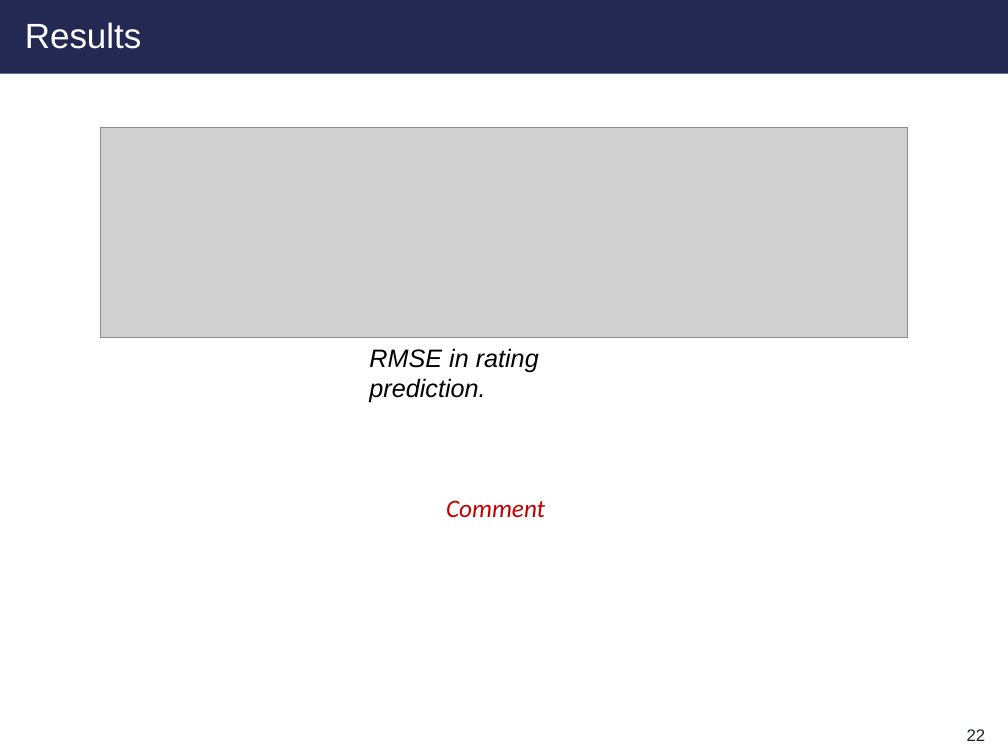
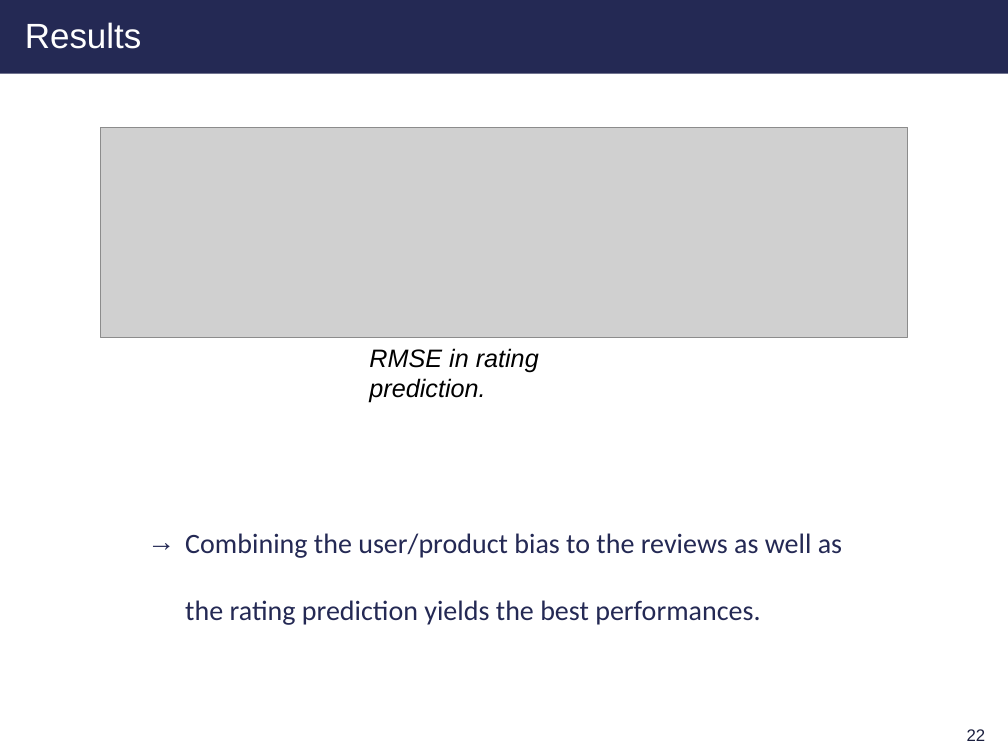
Before and after one commit to clara-gdef/defense, a slide deck: slide 23 of defense.pptx. Drawn at 1008x756 pixels with LibreOffice and Linux fonts; fonts in the diff are those of the drawing; grey boxes stand for pictures; background and template pictures are left out. Boxes give left, top, right and bottom in pixels: in the first picture for what was removed or moved away, otherwise in the second. Text is boxed around its words. In the diff, an @@ line names an element or a change of style, - is before the commit and + after.

```diff
--- a/defense.pptx
+++ b/defense.pptx
@@ text removed at <box>446,500,545,517</box> @@
-Comment
@@ text added at <box>185,533,842,625</box>, 20 pt, text #242954 @@
+→ Combining the user/product bias to the reviews as well as the rating prediction yields the best performances.
```
Also in this commit, not shown: 10 other slides changed, 1 slide added, 1 slide removed.
